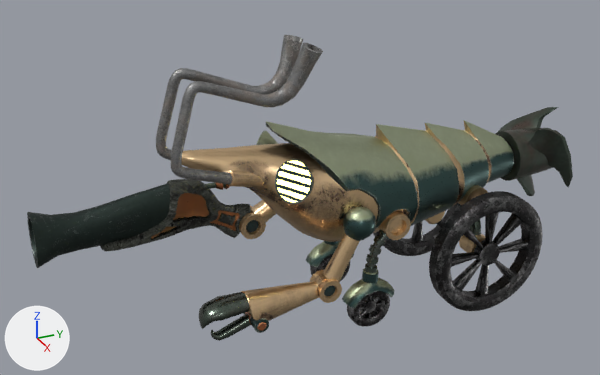
An edit to the FBX model Assets/3D Characters/Enemies/Enemy 2.2/Enemy 2.2 - Models/RangedEnemy_Mesh.fbx, drawn before and after from the same camera.
The view is the same before and after, from a camera (50 mm lens) standing at (4.97, -2.91, 3.56) and looking at (-0.1, -0.62, 1.03). Every picture has the same lights, and +X, +Y and +Z are marked at lower left.

Names of what the first picture shows: 'Body'.
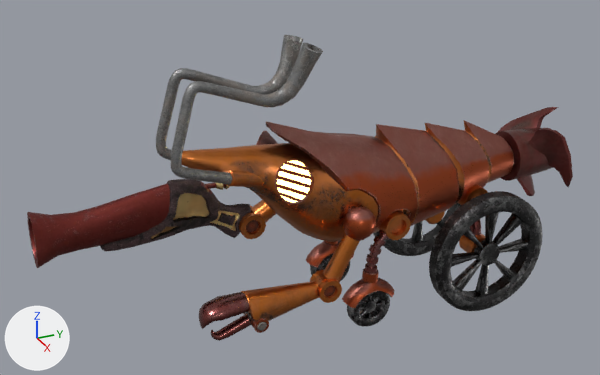
What differs and where, as boxes [x1, y1, x2, y2] in the pictures (600 x 375 px):
'Body', surface changed: [27, 107, 573, 341] in both

Diff of the bpy script that builds the scene:
```diff
--- a/Assets/3D Characters/Enemies/Enemy 2.2/Enemy 2.2 - Models/RangedEnemy_Mesh.fbx.py
+++ b/Assets/3D Characters/Enemies/Enemy 2.2/Enemy 2.2 - Models/RangedEnemy_Mesh.fbx.py
@@ img_metallic_parts_texture_jpg @@
+img_metallic_parts_texture_jpg = load_image('Metallic_Parts_Texture.jpg', '_unpacked/Metallic_Parts_Texture.jpg', 1024, 1024, 'Non-Color')
@@ img_roughness_parts_texture_jpg @@
+img_roughness_parts_texture_jpg = load_image('Roughness_Parts_Texture.jpg', '_unpacked/Roughness_Parts_Texture.jpg', 1024, 1024, 'Non-Color')
@@ img_basecolor_parts_texture_jpg @@
+img_basecolor_parts_texture_jpg = load_image('BaseColor_Parts_Texture.jpg', '_unpacked/BaseColor_Parts_Texture.jpg', 1024, 1024, 'sRGB')
@@ img_normal_parts_texture_jpg @@
+img_normal_parts_texture_jpg = load_image('Normal_Parts_Texture.jpg', '_unpacked/Normal_Parts_Texture.jpg', 1024, 1024, 'Non-Color')
@@ img_basecolor_structure_texture_jpg @@
+img_basecolor_structure_texture_jpg = load_image('BaseColor_Structure_Texture.jpg', '_unpacked/BaseColor_Structure_Texture.jpg', 1024, 1024, 'sRGB')
@@ img_roughness_structure_texture_jpg @@
+img_roughness_structure_texture_jpg = load_image('Roughness_Structure_Texture.jpg', '_unpacked/Roughness_Structure_Texture.jpg', 1024, 1024, 'Non-Color')
@@ img_normal_structure_texture_jpg @@
+img_normal_structure_texture_jpg = load_image('Normal_Structure_Texture.jpg', '_unpacked/Normal_Structure_Texture.jpg', 1024, 1024, 'Non-Color')
@@ img_metallic_structure_texture_jpg @@
+img_metallic_structure_texture_jpg = load_image('Metallic_Structure_Texture.jpg', '_unpacked/Metallic_Structure_Texture.jpg', 1024, 1024, 'Non-Color')
@@ mat_structure @@
 n2 = _N.new('ShaderNodeTexImage'); n2.name = 'Image Texture'
-n2.image = img_rangedenemy_text_structure_basecolor_jpg
+n2.image = img_basecolor_structure_texture_jpg
 n3 = _N.new('ShaderNodeTexImage'); n3.name = 'Image Texture.001'
-n3.image = img_rangedenemy_text_structure_roughness_jpg
+n3.image = img_roughness_structure_texture_jpg
 n4 = _N.new('ShaderNodeTexImage'); n4.name = 'Image Texture.002'
-n4.image = img_rangedenemy_text_structure_metallic_jpg
+n4.image = img_metallic_structure_texture_jpg
 n5 = _N.new('ShaderNodeTexImage'); n5.name = 'Image Texture.003'
@@ mat_structure @@
 n6 = _N.new('ShaderNodeTexImage'); n6.name = 'Image Texture.004'
-n6.image = img_rangedenemy_text_structure_normal_jpg
+n6.image = img_normal_structure_texture_jpg
 n7 = _N.new('ShaderNodeNormalMap'); n7.name = 'Normal Map'
@@ mat_parts @@
 n2 = _N.new('ShaderNodeTexImage'); n2.name = 'Image Texture'
-n2.image = img_rangedenemy_text_parts_basecolor_jpg
+n2.image = img_basecolor_parts_texture_jpg
 n3 = _N.new('ShaderNodeTexImage'); n3.name = 'Image Texture.001'
-n3.image = img_rangedenemy_text_parts_roughness_jpg
+n3.image = img_roughness_parts_texture_jpg
 n4 = _N.new('ShaderNodeTexImage'); n4.name = 'Image Texture.002'
-n4.image = img_rangedenemy_text_parts_metallic_jpg
+n4.image = img_metallic_parts_texture_jpg
 n5 = _N.new('ShaderNodeTexImage'); n5.name = 'Image Texture.003'
-n5.image = img_rangedenemy_text_parts_normal_jpg
+n5.image = img_normal_parts_texture_jpg
 n6 = _N.new('ShaderNodeNormalMap'); n6.name = 'Normal Map'
```
